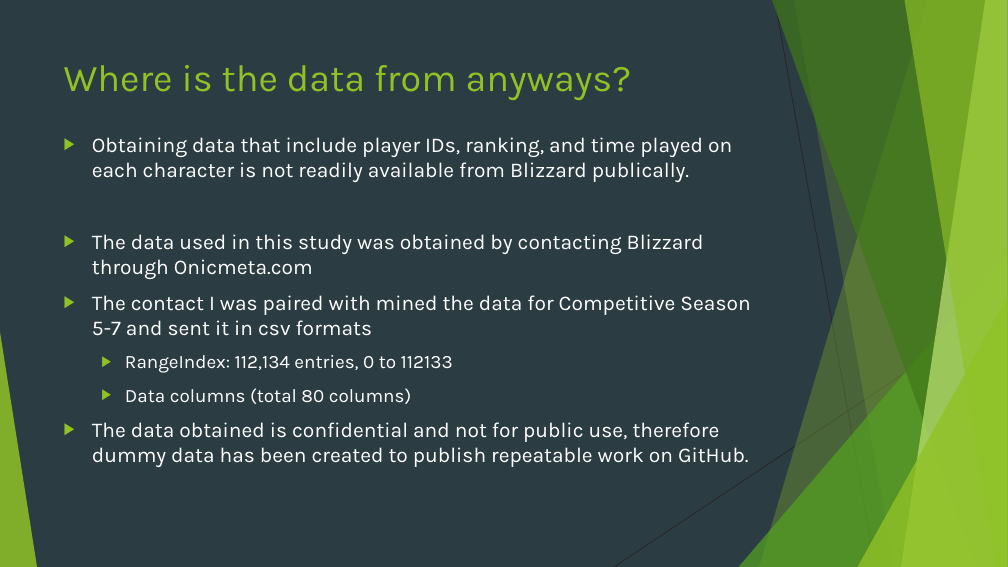
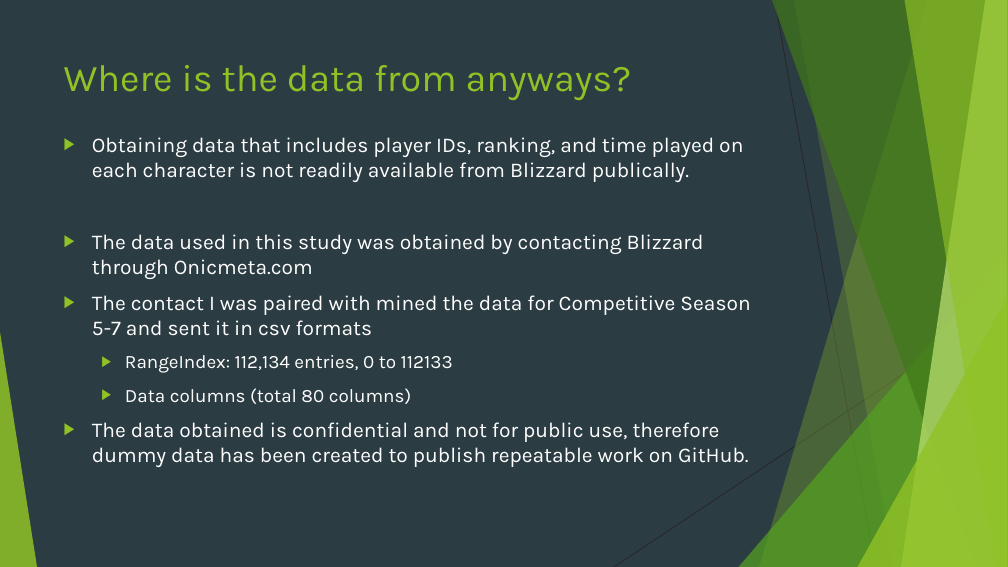
Before and after one commit to gaaliciA1990/OverwatchRankingsProject, a slide deck: slide 4 of Predicting Competitive Rank in Overwatch.pptx. Drawn at 1008x567 pixels with LibreOffice and Linux fonts; fonts in the diff are those of the drawing. Boxes give left, top, right and bottom in pixels: in the first picture for what was removed or moved away, otherwise in the second. Text is boxed around its words. In the diff, an @@ line names an element or a change of style, - is before the commit and + after.

```diff
--- a/Predicting Competitive Rank in Overwatch.pptx
+++ b/Predicting Competitive Rank in Overwatch.pptx
@@ text at bbox=[92, 137, 743, 182]: text changed @@
-▶ Obtaining data that include player IDs, ranking, and time played on each character is not readily available from Blizzard publically.
+▶ Obtaining data that includes player IDs, ranking, and time played on each character is not readily available from Blizzard publically.
```
Also in this commit, not shown: 2 other slides changed, 1 other file.
